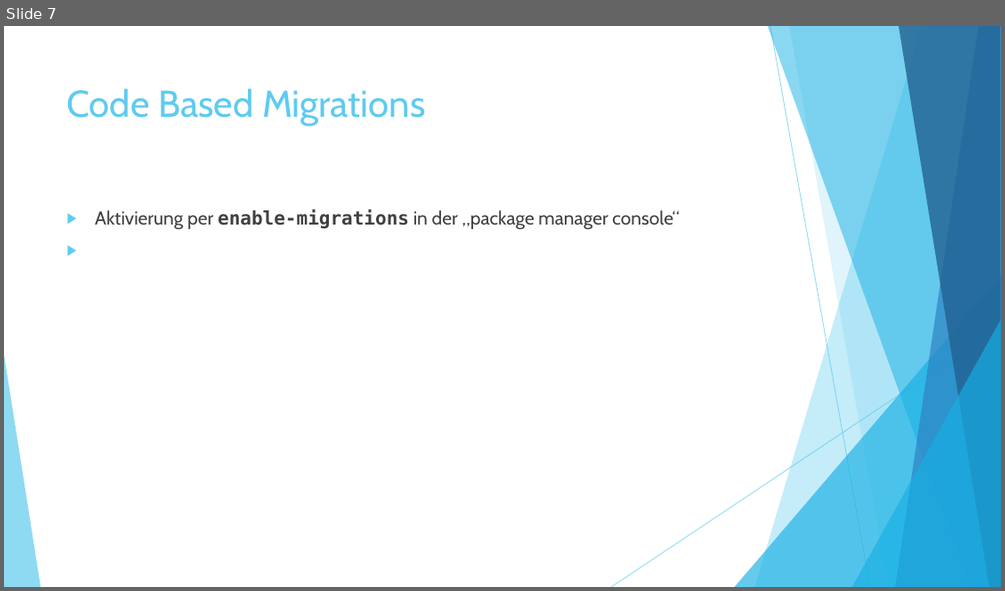
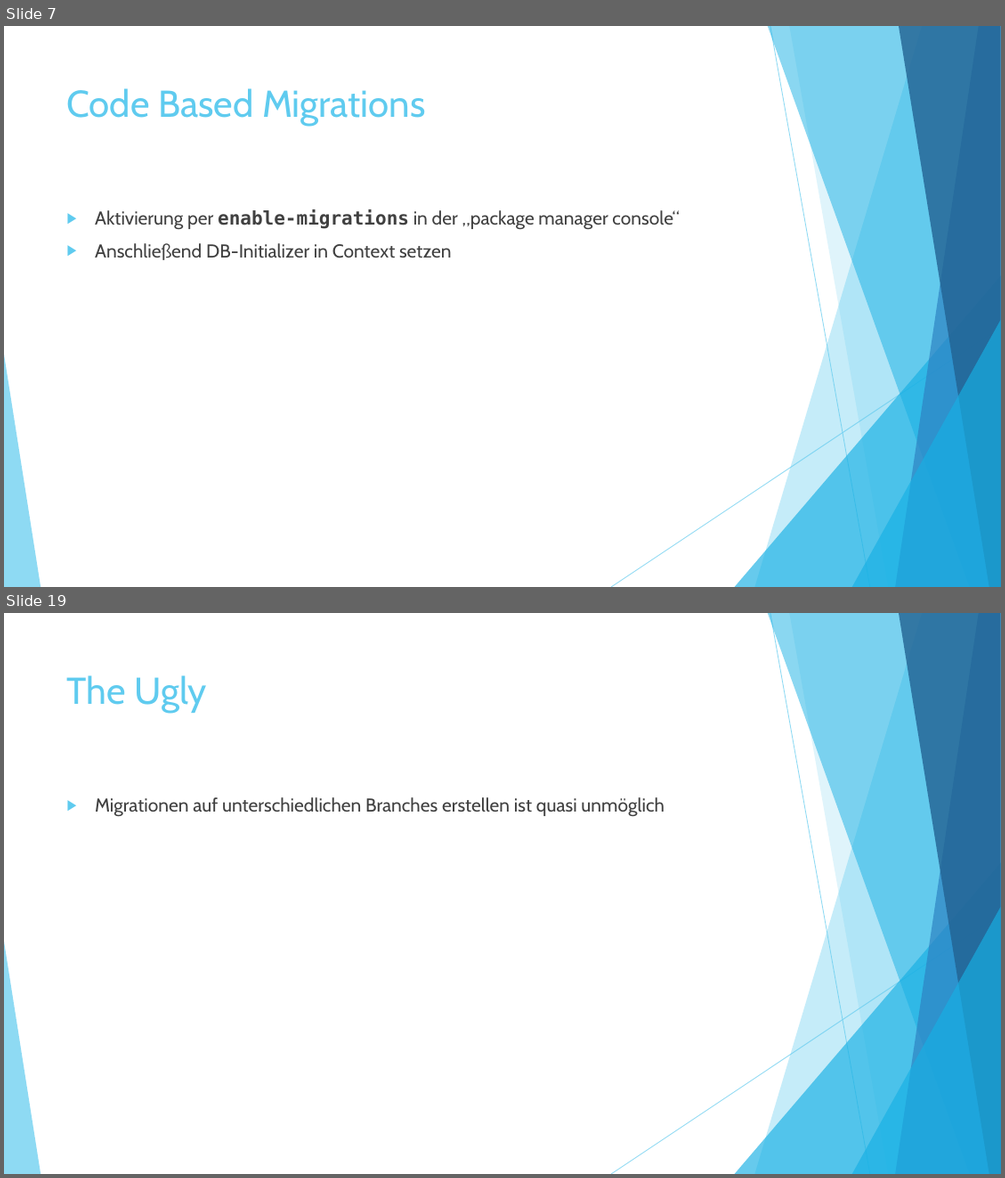
Before and after one commit to ChrisMuellersCode/EFMigrations, a slide deck: ppt/Entity Framework Migrations.pptx. Shown one above the other, each under a label of ours: slide 7 before the commit, slides 7 and 19 after it; the slides between them are not shown. The pictures are 1005x591 and 1005x1178 pixels, drawn with LibreOffice and Linux fonts; fonts in the diff are those of the drawing. Boxes give left, top, right and bottom in pixels: in the first picture for what was removed or moved away, otherwise in the second. Text is boxed around its words. In the diff, an @@ line names an element or a change of style, - is before the commit and + after.

```diff
--- a/ppt/Entity Framework Migrations.pptx
+++ b/ppt/Entity Framework Migrations.pptx
@@ slide 19 added at box(4, 613, 1001, 1174), background #FFFFFF; not listed: 10 template elements that a slide beside it also shows @@
@@ title added at box(67, 675, 207, 713), 36 pt, text #5FCBEF @@
+The Ugly
@@ text added at box(95, 797, 663, 817), 18 pt, text #404040 @@
+▶ Migrationen auf unterschiedlichen Branches erstellen ist quasi unmöglich
@@ slide 7 changed as well @@
@@ text at box(95, 243, 452, 260): paragraph added @@
+▶ Anschließend DB-Initializer in Context setzen
```
Also in this commit, not shown: 15 other slides added, 2 slides removed.
